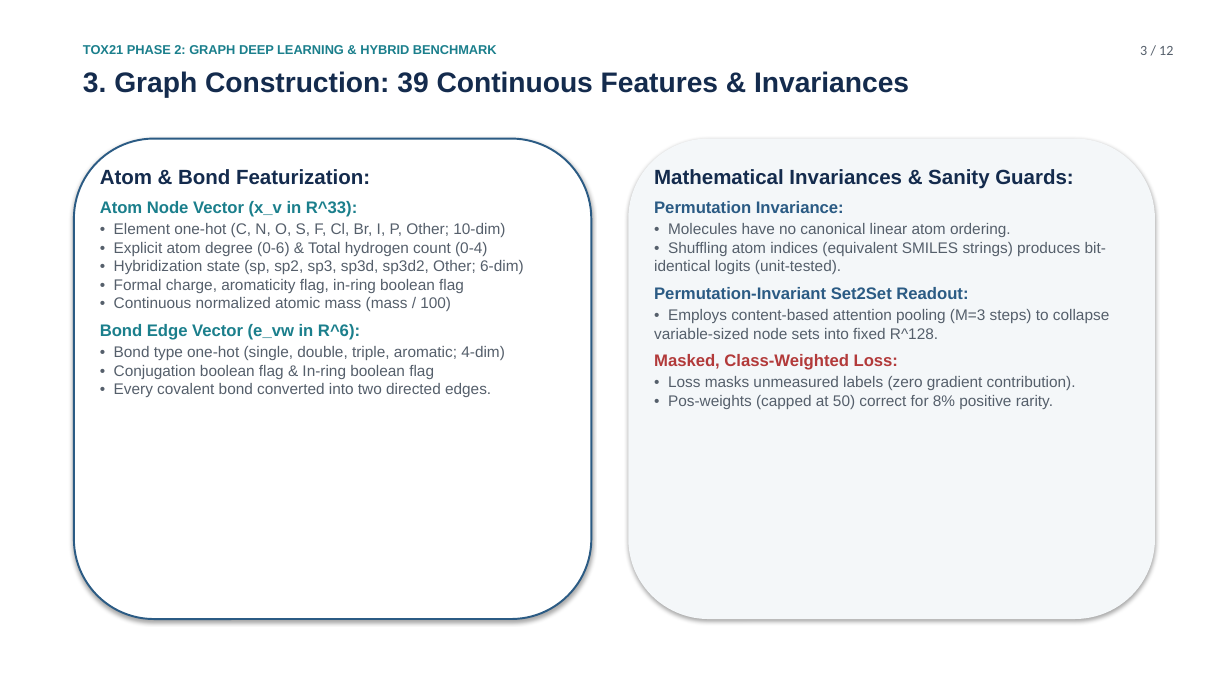
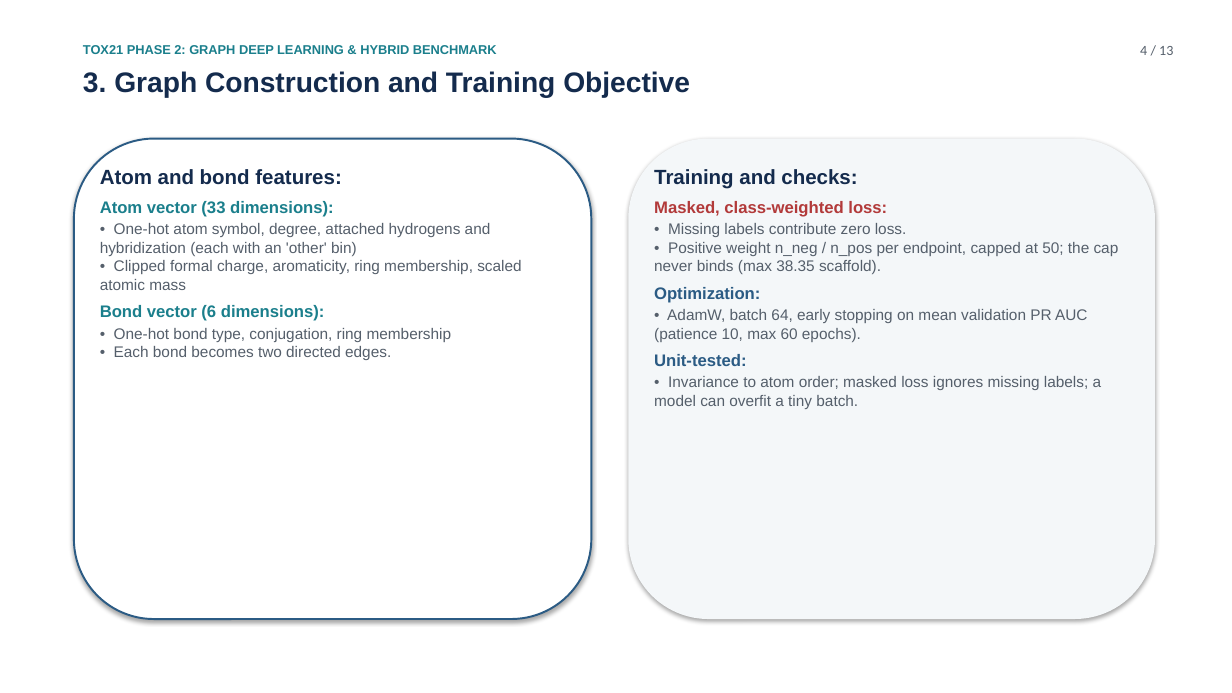
Before and after one commit to GabbyMymus/Molecular-Toxicity-Prediction, a slide deck: slide 4 of tox21-phase1/slides_phase2/tox21_phase2.pptx. Drawn at 1232x693 pixels with LibreOffice and Linux fonts; fonts in the diff are those of the drawing. Boxes give left, top, right and bottom in pixels: in the first picture for what was removed or moved away, otherwise in the second. Text is boxed around its words. In the diff, an @@ line names an element or a change of style, - is before the commit and + after.

```diff
--- a/tox21-phase1/slides_phase2/tox21_phase2.pptx
+++ b/tox21-phase1/slides_phase2/tox21_phase2.pptx
@@ text at <box>1140,46,1173,55</box>: text changed @@
-3 / 12
+4 / 13
@@ text at <box>83,71,690,98</box>: text changed @@
-3. Graph Construction: 39 Continuous Features & Invariances
+3. Graph Construction and Training Objective
@@ text at <box>100,169,521,360</box>: text changed @@
-Atom & Bond Featurization:
-Atom Node Vector (x_v in R^33):
-• Element one-hot (C, N, O, S, F, Cl, Br, I, P, Other; 10-dim)
-• Explicit atom degree (0-6) & Total hydrogen count (0-4)
-• Hybridization state (sp, sp2, sp3, sp3d, sp3d2, Other; 6-dim)
-• Formal charge, aromaticity flag, in-ring boolean flag
-• Continuous normalized atomic mass (mass / 100)
-Bond Edge Vector (e_vw in R^6):
-• Bond type one-hot (single, double, triple, aromatic; 4-dim)
-• Conjugation boolean flag & In-ring boolean flag
-• Every covalent bond converted into two directed edges.
+Atom and bond features:
+Atom vector (33 dimensions):
+• One-hot atom symbol, degree, attached hydrogens and hybridization (each with an 'other' bin)
+• Clipped formal charge, aromaticity, ring membership, scaled atomic mass
+Bond vector (6 dimensions):
+• One-hot bond type, conjugation, ring membership
+• Each bond becomes two directed edges.
@@ text at <box>654,169,1119,409</box>: text changed @@
-Mathematical Invariances & Sanity Guards:
-Permutation Invariance:
-• Molecules have no canonical linear atom ordering.
-• Shuffling atom indices (equivalent SMILES strings) produces bit-identical logits (unit-tested).
-Permutation-Invariant Set2Set Readout:
-• Employs content-based attention pooling (M=3 steps) to collapse variable-sized node sets into fixed R^128.
-Masked, Class-Weighted Loss:
-• Loss masks unmeasured labels (zero gradient contribution).
-• Pos-weights (capped at 50) correct for 8% positive rarity.
+Training and checks:
+Masked, class-weighted loss:
+• Missing labels contribute zero loss.
+• Positive weight n_neg / n_pos per endpoint, capped at 50; the cap never binds (max 38.35 scaffold).
+Optimization:
+• AdamW, batch 64, early stopping on mean validation PR AUC (patience 10, max 60 epochs).
+Unit-tested:
+• Invariance to atom order; masked loss ignores missing labels; a model can overfit a tiny batch.
```
Also in this commit, not shown: 9 other slides changed, 3 slides added, 2 slides removed, 2 other files.
